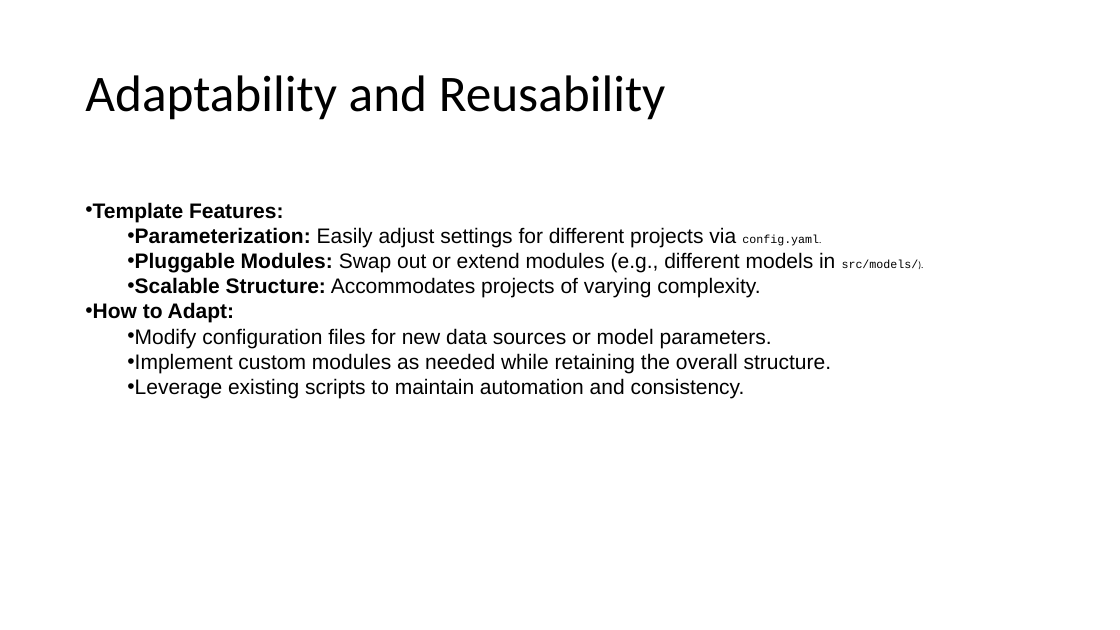
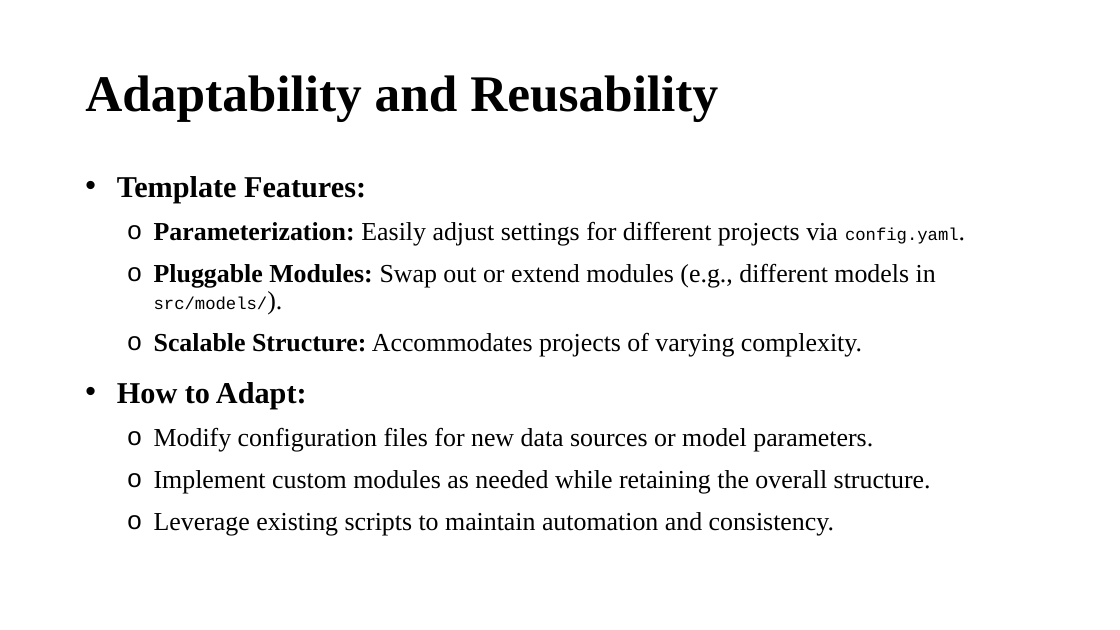
Before and after one commit to orbashangit/MlProjectTemplate, a slide deck: slide 9 of ML Pipeline Template Presentation.pptx (slide 10 before the commit). Drawn at 1120x630 pixels with LibreOffice and Linux fonts; fonts in the diff are those of the drawing. Boxes give left, top, right and bottom in pixels: in the first picture for what was removed or moved away, otherwise in the second. Text is boxed around its words. In the diff, an @@ line names an element or a change of style, - is before the commit and + after.

```diff
--- a/ML Pipeline Template Presentation.pptx
+++ b/ML Pipeline Template Presentation.pptx
@@ title "Adaptability and Reusability" at (x1=85, y1=75, x2=718, y2=121): font Calibri to Times New Roman, bold on @@
@@ text "Template Features:" at (x1=117, y1=176, x2=959, y2=536): size 18 to 25.9 pt in "Template Features:", "How to Adapt:"; font Arial to Times New Roman; size 18 to 22.2 pt in "Parameterization: Easily adjust settings for different proje ...", "Pluggable Modules: Swap out or extend modules ...", "Scalable Structure: Accommodates projects of varying complex ...", "Modify configuration files for new data sources ..." and 2 more places; size 10 to 14.8 pt, size 8 to 22.2 pt, font Calibri to Times New Roman in "config.yaml.", "src/models/)."; indent changed; line spacing 1 to 0.87; more space between paragraphs; bullet • to o @@
```
Also in this commit, not shown: 9 other slides changed, 1 slide added, 2 slides removed.
